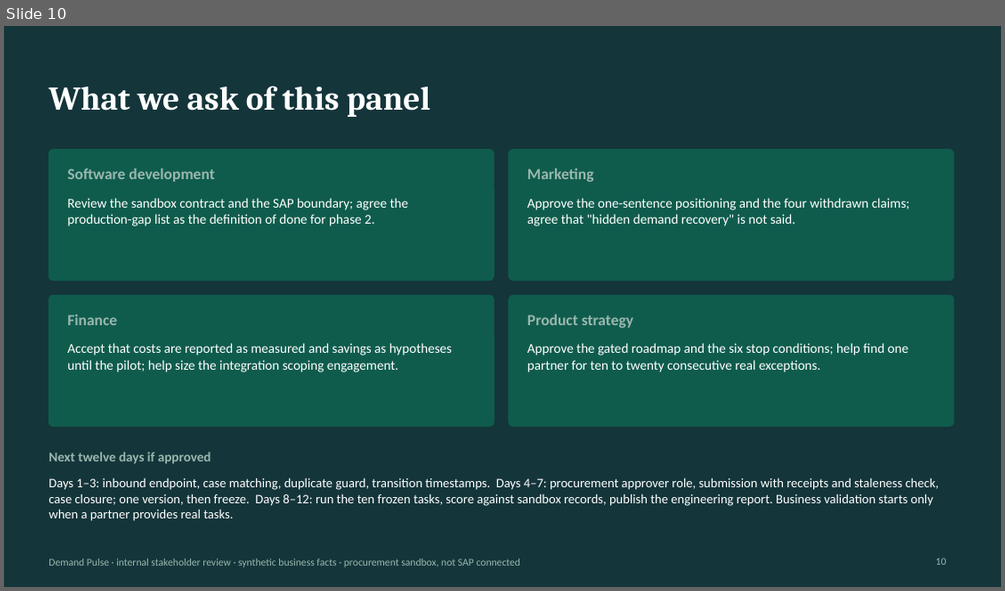
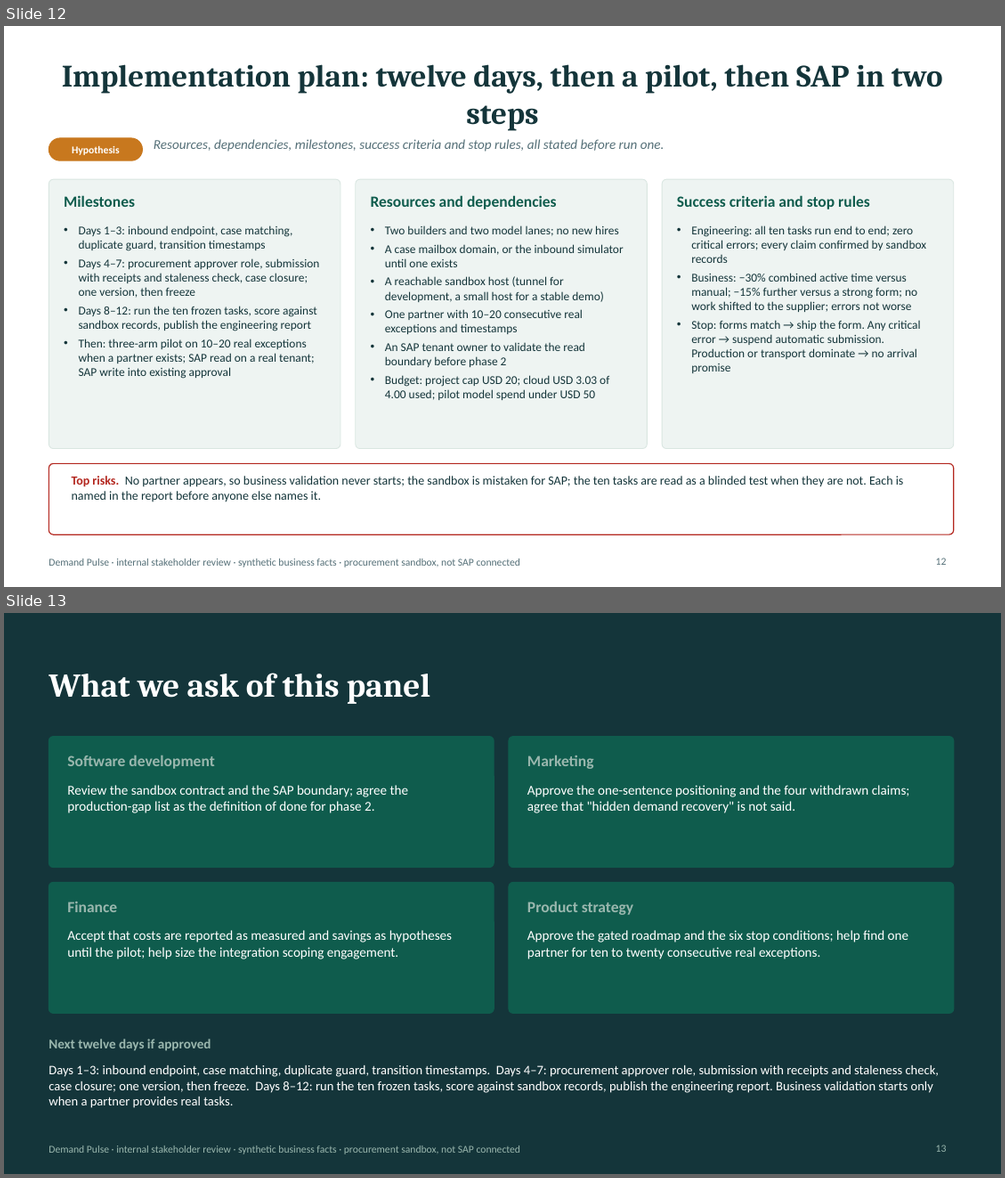
Before and after one commit to logisticPM/sap, a slide deck: presentations/SAP_Demand_Pulse_Business_Case_Deck.pptx. Shown one above the other, each under a label of ours: slide 10 before the commit, slides 12 and 13 after it. The pictures are 1005x591 and 1005x1178 pixels, drawn with LibreOffice and Linux fonts; fonts in the diff are those of the drawing. Boxes give left, top, right and bottom in pixels: in the first picture for what was removed or moved away, otherwise in the second. Text is boxed around its words. In the diff, an @@ line names an element or a change of style, - is before the commit and + after.

```diff
--- a/presentations/SAP_Demand_Pulse_Business_Case_Deck.pptx
+++ b/presentations/SAP_Demand_Pulse_Business_Case_Deck.pptx
@@ slide 12 added at bbox=[4, 26, 1001, 587], background #FFFFFF @@
@@ title added at bbox=[62, 64, 943, 130], 30 pt, text #14353A, bold @@
+Implementation plan: twelve days, then a pilot, then SAP in two steps
@@ rounded rectangle added at bbox=[48, 138, 142, 160], fill #C8781E, outline #C8781E 1 pt @@
@@ text added at bbox=[72, 145, 120, 155], 10 pt, text #FFFFFF, bold @@
+Hypothesis
@@ text added at bbox=[154, 139, 664, 151], 13 pt, text #557078, italic @@
+Resources, dependencies, milestones, success criteria and stop rules, all stated before run one.
@@ rounded rectangle added at bbox=[48, 179, 340, 449], fill #EEF4F2, outline #D9E6E1 0.75 pt @@
@@ rounded rectangle added at bbox=[356, 179, 647, 449], fill #EEF4F2, outline #D9E6E1 0.75 pt @@
@@ rounded rectangle added at bbox=[662, 179, 954, 449], fill #EEF4F2, outline #D9E6E1 0.75 pt @@
@@ text added at bbox=[64, 195, 135, 207], 15 pt, text #0F5C4D, bold @@
+Milestones
@@ text added at bbox=[371, 195, 557, 209], 15 pt, text #0F5C4D, bold @@
+Resources and dependencies
@@ text added at bbox=[677, 195, 870, 209], 15 pt, text #0F5C4D, bold @@
+Success criteria and stop rules
@@ text added at bbox=[79, 225, 320, 378], 11.5 pt, text #14353A @@
+• Days 1–3: inbound endpoint, case matching, duplicate guard, transition timestamps
+• Days 4–7: procurement approver role, submission with receipts and staleness check, case closure; one version, then freeze
+• Days 8–12: run the ten frozen tasks, score against sandbox records, publish the engineering report
+• Then: three-arm pilot on 10–20 real exceptions when a partner exists; SAP read on a real tenant; SAP write into existing approval
@@ text added at bbox=[385, 225, 623, 400], 11.5 pt, text #14353A @@
+• Two builders and two model lanes; no new hires
+• A case mailbox domain, or the inbound simulator until one exists
+• A reachable sandbox host (tunnel for development, a small host for a stable demo)
+• One partner with 10–20 consecutive real exceptions and timestamps
+• An SAP tenant owner to validate the read boundary before phase 2
+• Budget: project cap USD 20; cloud USD 3.03 of 4.00 used; pilot model spend under USD 50
@@ text added at bbox=[691, 225, 927, 373], 11.5 pt, text #14353A @@
+• Engineering: all ten tasks run end to end; zero critical errors; every claim confirmed by sandbox records
+• Business: −30% combined active time versus manual; −15% further versus a strong form; no work shifted to the supplier; errors not worse
+• Stop: forms match → ship the form. Any critical error → suspend automatic submission. Production or transport dominate → no arrival promise
@@ rounded rectangle added at bbox=[48, 464, 954, 534], fill #FFFFFF, outline #B3261E 1 pt @@
@@ text added at bbox=[72, 475, 904, 501], 12 pt, text #14353A @@
+Top risks. No partner appears, so business validation never starts; the sandbox is mistaken for SAP; the ten tasks are read as a blinded test when they are not. Each is named in the report before anyone else names it.
@@ text added at bbox=[48, 558, 521, 567], 10 pt, text #557078 @@
+Demand Pulse · internal stakeholder review · synthetic business facts · procurement sandbox, not SAP connected
@@ page number added at bbox=[936, 557, 947, 564], 10 pt, text #557078 @@
+12
@@ what was slide 10 is now slide 13 @@
@@ page number at bbox=[936, 1144, 947, 1151]: text changed @@
-10
+13
```
Also in this commit, not shown: 6 slides changed, 4 other slides added, 9 slides removed, 9 other files.
